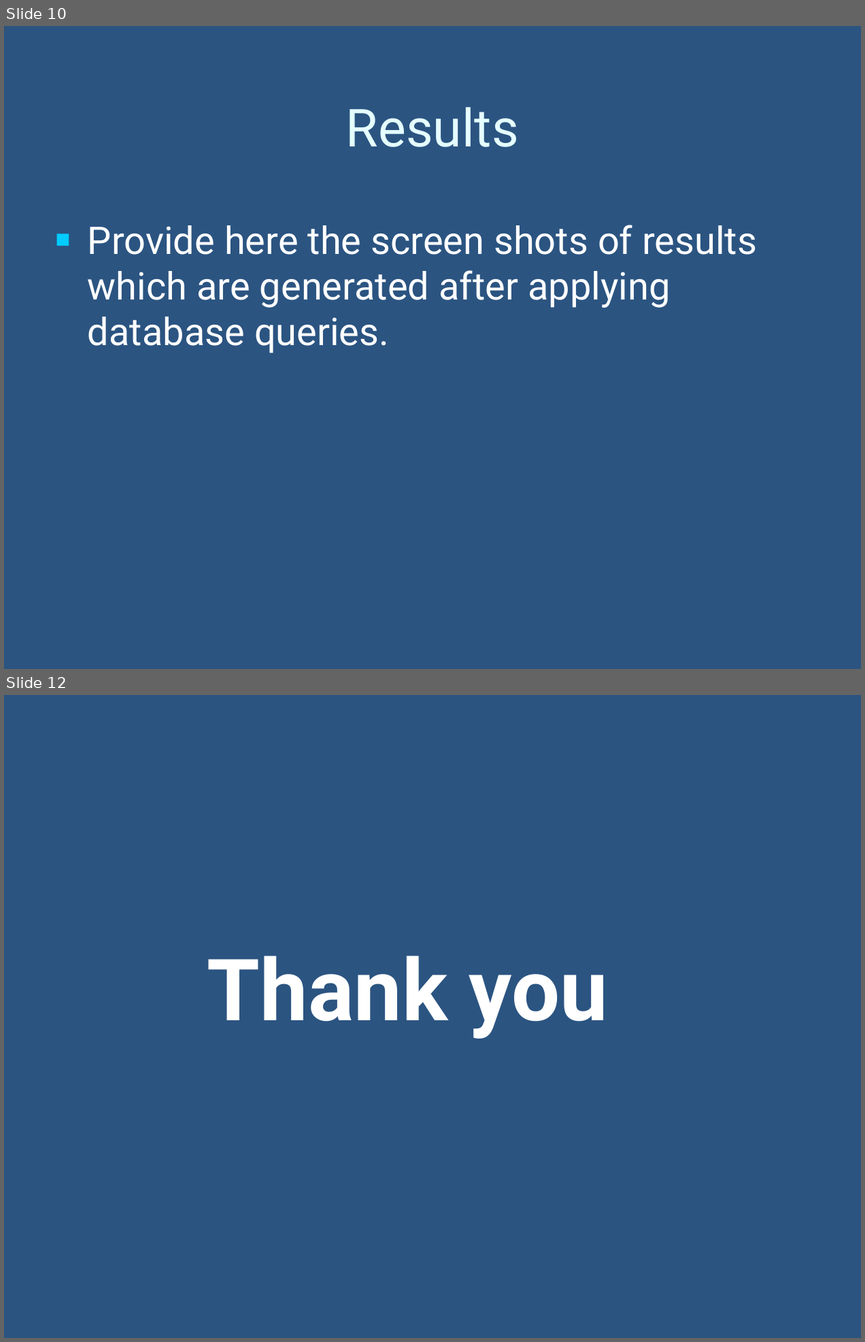
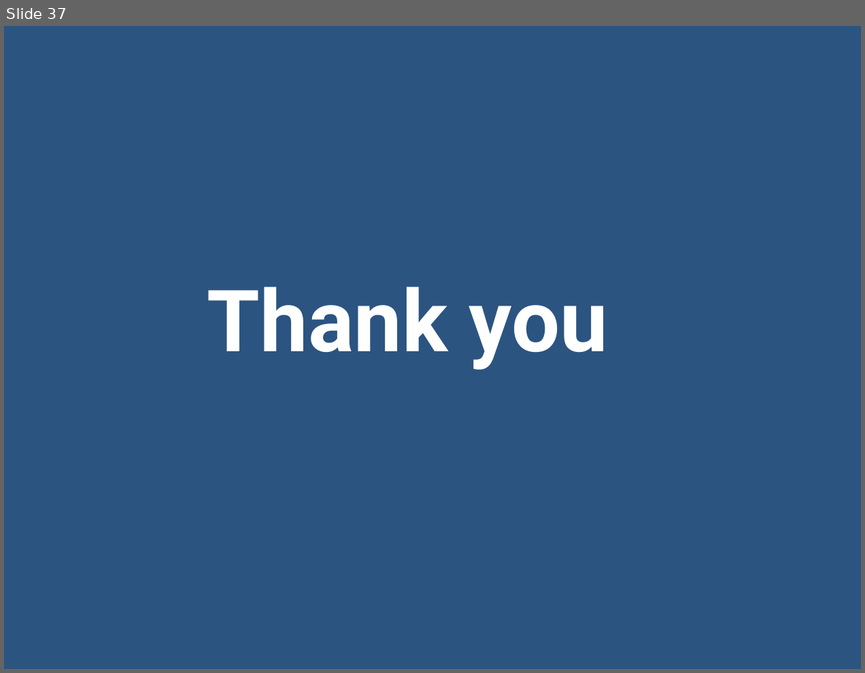
Before and after one commit to bc220403459/food_waste_management_system, a slide deck: documentation/2_FinalPresentation.pptx. Shown one above the other, each under a label of ours: slides 10 and 12 before the commit, slide 37 after it; the slides between them are not shown. The pictures are 865x1342 and 865x673 pixels, drawn with LibreOffice and Linux fonts; fonts in the diff are those of the drawing; background and template pictures are left out. Boxes give left, top, right and bottom in pixels: in the first picture for what was removed or moved away, otherwise in the second. Text is boxed around its words. In the diff, an @@ line names an element or a change of style, - is before the commit and + after.

```diff
--- a/documentation/2_FinalPresentation.pptx
+++ b/documentation/2_FinalPresentation.pptx
@@ slide 10 removed at <box>4,26,861,669</box>, background picture (left out) @@
@@ title removed at <box>346,107,519,147</box> @@
-Results
@@ text removed at <box>88,225,757,353</box> @@
-■ Provide here the screen shots of results which are generated after applying database queries.
@@ what was slide 12 is now slide 37 @@
```
Also in this commit, not shown: 8 slides changed, 27 slides added, 1 other slide removed, 5 other files.
